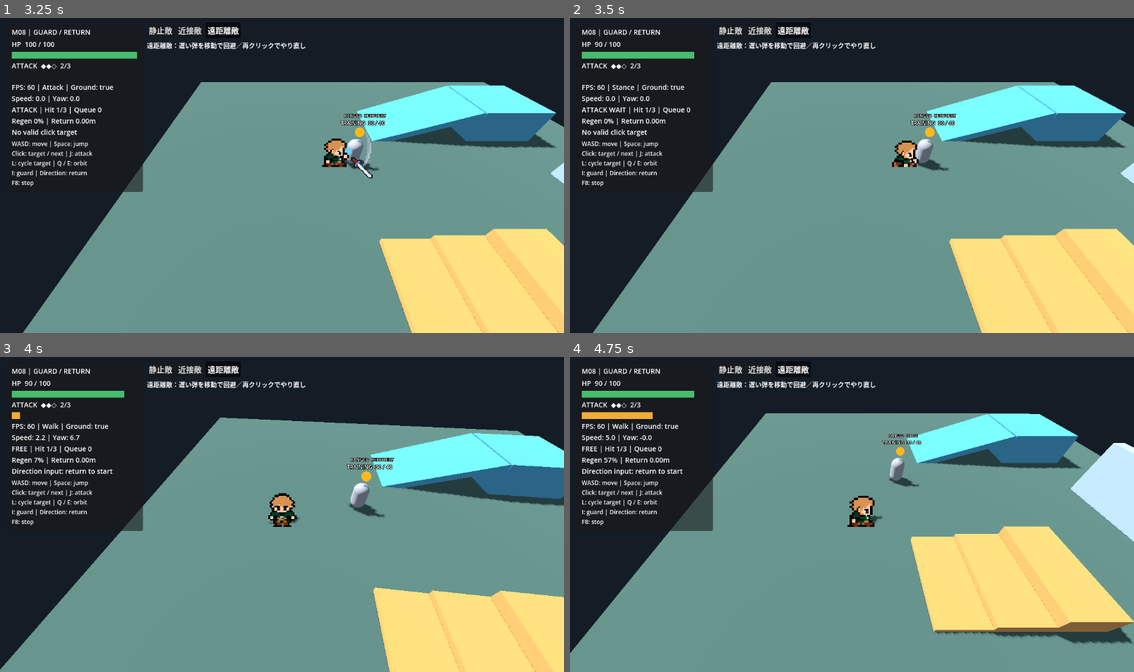
Above: before the commit, frames 1-4 (two rows, left to right).
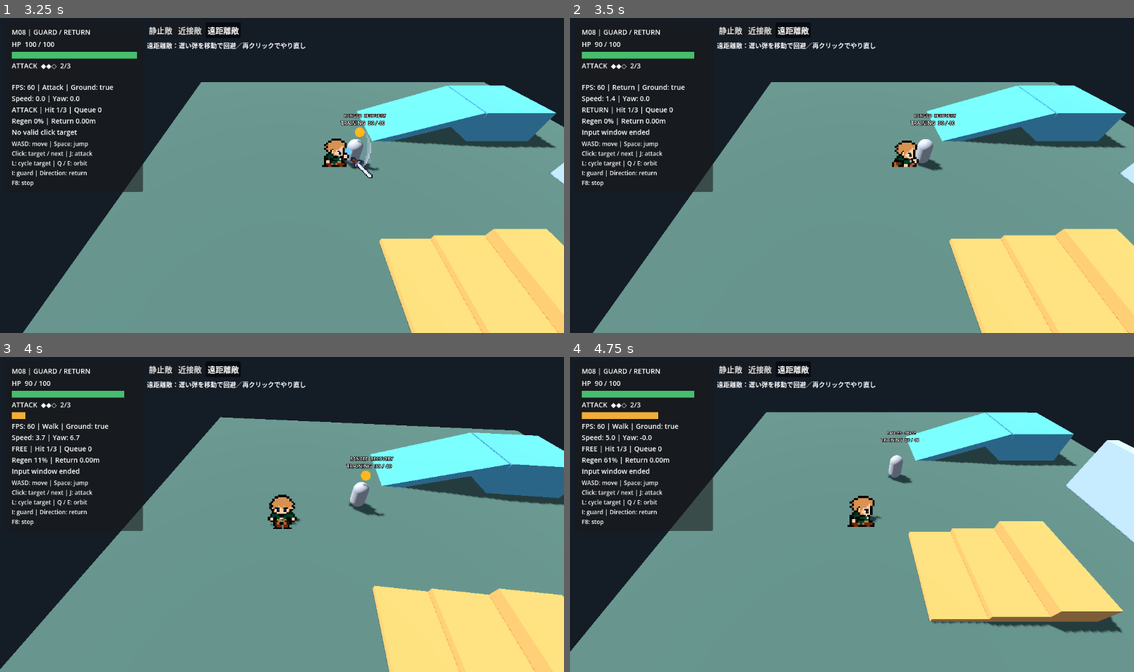
Above: after the commit, the same moments.

Repository: holy572782/forgotten-world
Game: Godot game, scene res://scenes/main.tscn
Two runs of this game, one before a commit and one after it. Both use one fixed random seed, a clock stepped at 60 frames per second and the inputs below.
Inputs (mouse positions are in pixels of both pictures, inside the frame that each line leads up to):
- Up to frame 1 (3.25 s): click "静止敵" at 0.5 s; click "近接敵" at 1.25 s; click "遠距離敵" at 2 s; tap Enter at 2.75 s; move the mouse to (406, 159) at 2.77 s; hold D (move_right) from 2.78 s (still down); hold J (attack) from 2.78 s (still down); click (406, 159) at 2.92 s; tap Space (jump) at 3.02 s
- Up to frame 2 (3.5 s): keep holding D (move_right); keep holding J (attack)
- Up to frame 3 (4 s): move the mouse to (169, 530) at 3.52 s; release D (move_right) at 3.53 s; release J (attack) at 3.53 s; hold S (move_down) from 3.53 s (still down); tap Q (camera_left) at 3.6 s; tap Space (jump) at 3.77 s
- Up to frame 4 (4.75 s): move the mouse to (908, 445) at 4.27 s; release S (move_down) at 4.28 s; hold D (move_right) from 4.28 s (still down); tap E (camera_right) at 4.35 s

Frame 1 is identical in both runs. In frame 2, 0.5% of the frame differs, in the area x 2-68%, y 21-49%; in frame 3, 1.9%; in frame 4, 5.4%, in the area x 0-100%, y 17-94%.

Commit message:
攻撃スピードを調整
攻撃スピードの調整を手動でしました！

Diff:
--- a/resources/weapons/one_handed_sword.tres
+++ b/resources/weapons/one_handed_sword.tres
@@ -7,4 +7,6 @@
 [resource]
 script = ExtResource("1")
 hit_shape = 1
+melee_reach = 2.5
 attack_visual = ExtResource("2_sword")
+combo_input_window = 0.1
